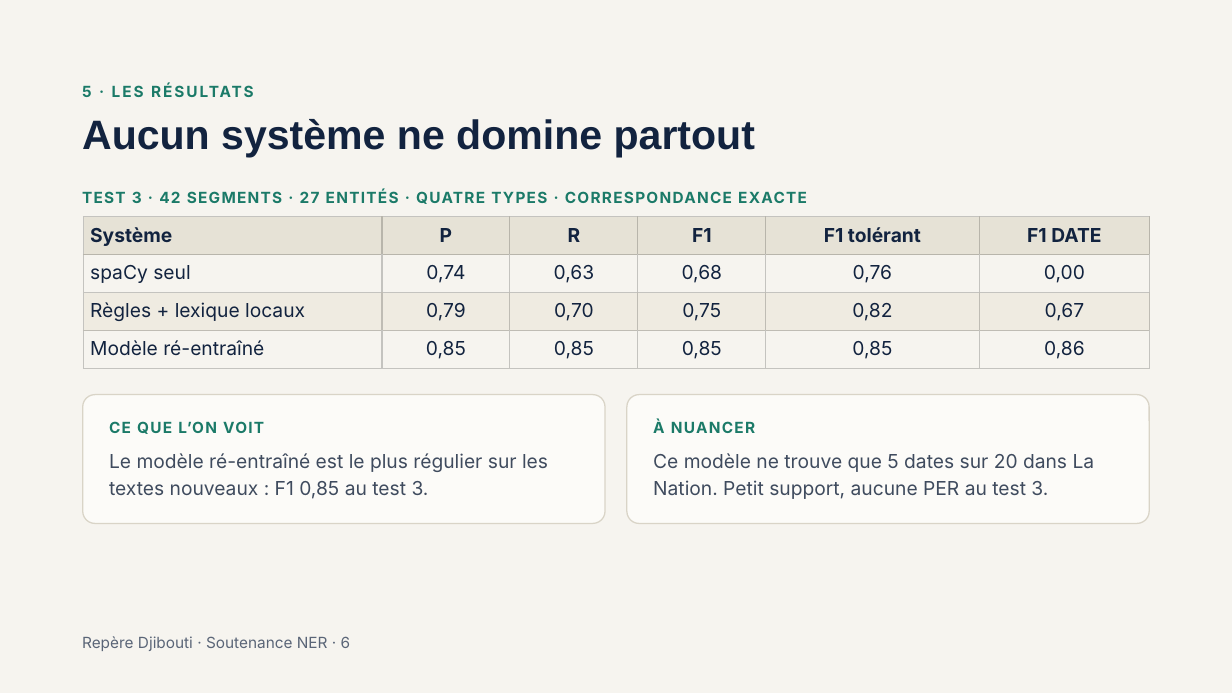
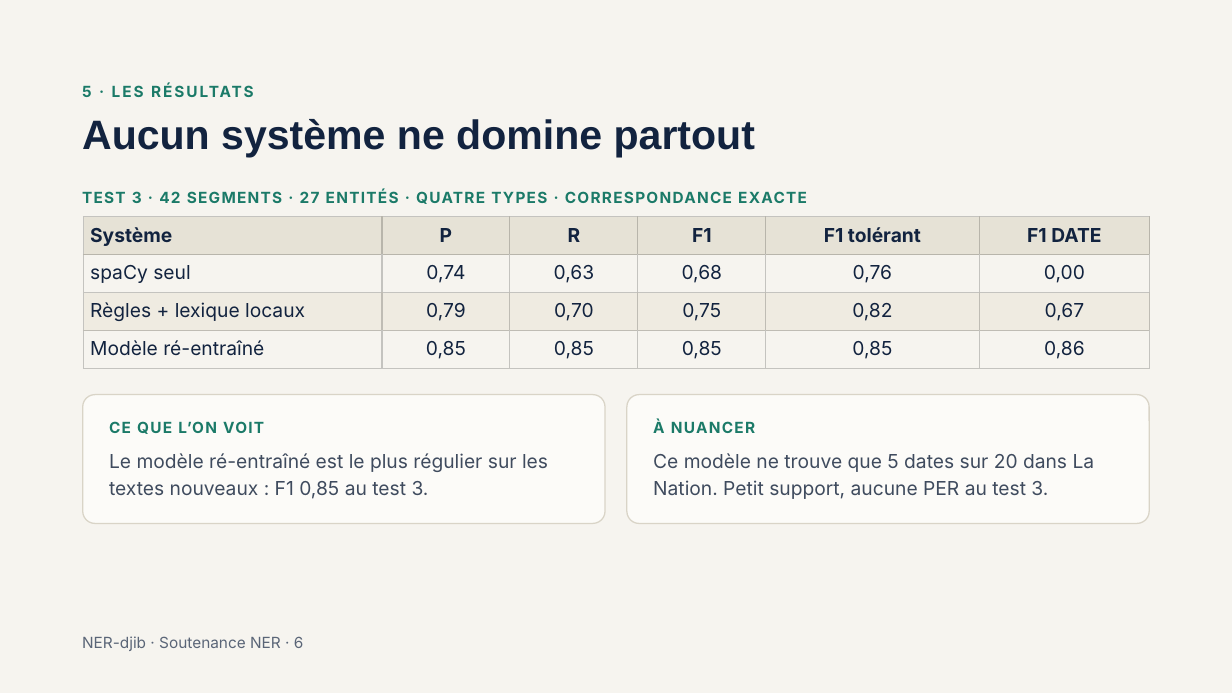
Before and after one commit to Mani26368/taln-ner-djibouti, a slide deck: slide 6 of livrables/Slides_NER_Djibouti.pptx. Drawn at 1232x693 pixels with LibreOffice and Linux fonts; fonts in the diff are those of the drawing. Boxes give left, top, right and bottom in pixels: in the first picture for what was removed or moved away, otherwise in the second. Text is boxed around its words. In the diff, an @@ line names an element or a change of style, - is before the commit and + after.

Commit message:
Application renommée NER-djib ; textes sans termes techniques ; livrables mis à jour

```diff
--- a/livrables/Slides_NER_Djibouti.pptx
+++ b/livrables/Slides_NER_Djibouti.pptx
@@ text at (82,636,304,651): text changed @@
-Repère Djibouti · Soutenance NER · 6
+NER-djib · Soutenance NER · 6
```
Also in this commit, not shown: 9 other slides changed, 10 other files.
